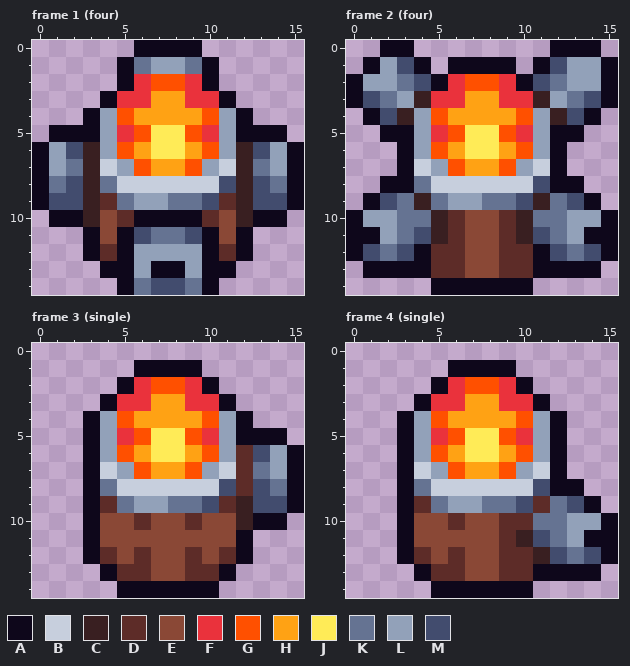
Pixel-art file -- BurningKnight/Content/Animations/turret.ase. This is how it looked before the edit.
16x15 pixels, 10 frames. Shown: frame 1 (four), frame 2 (four), frame 3 (single), frame 4 (single). The commit also changed other frames, which this record leaves out.
Palette (. is transparent): A #0e071b  B #c7cfdd  C #391f21  D #5d2c28  E #8a4836  F #ea323c  G #ff5000  H #ffa214  J #ffeb57  K #657392  L #92a1b9  M #424c6e
And afterwards:
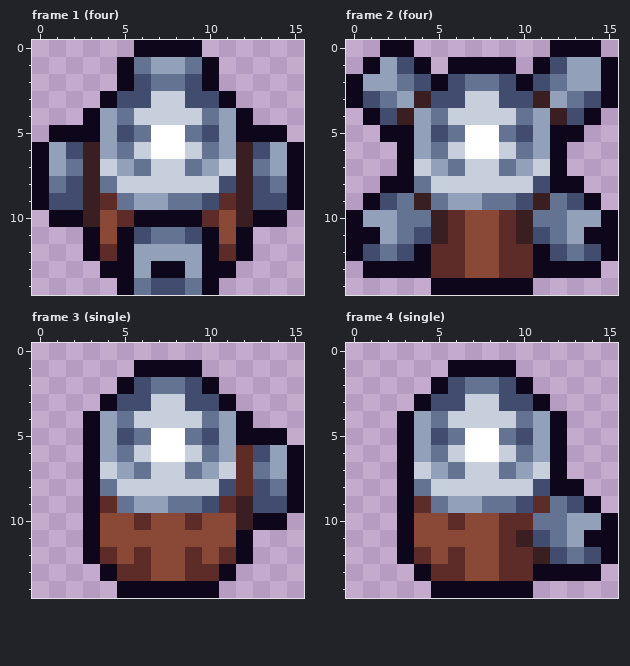
Message: Turrets now indicate when they are turned off
The exact change:
layer "off" added
layer "Flattened" removed
colour J: #ffeb57 -> #ffffff
Frame 1 (four), layer "off":
y 2: x 6..9 FGGF -> MKKM
y 3: x 5..10 FFHHFF -> MMBBMM
y 4: x 5..10 GHHHHG -> KBBBBK
y 5: x 5..6 FG -> MK; x 9..10 GF -> KM
y 6: x 5..6 GH -> KB; x 9..10 HG -> BK
y 7: x 6..9 GHHG -> KBBK
Frame 2 (four), layer "off": the same change as frame 1 (four)
Frame 3 (single), layer "off": the same change as frame 1 (four)
Frame 4 (single), layer "off": the same change as frame 1 (four)
